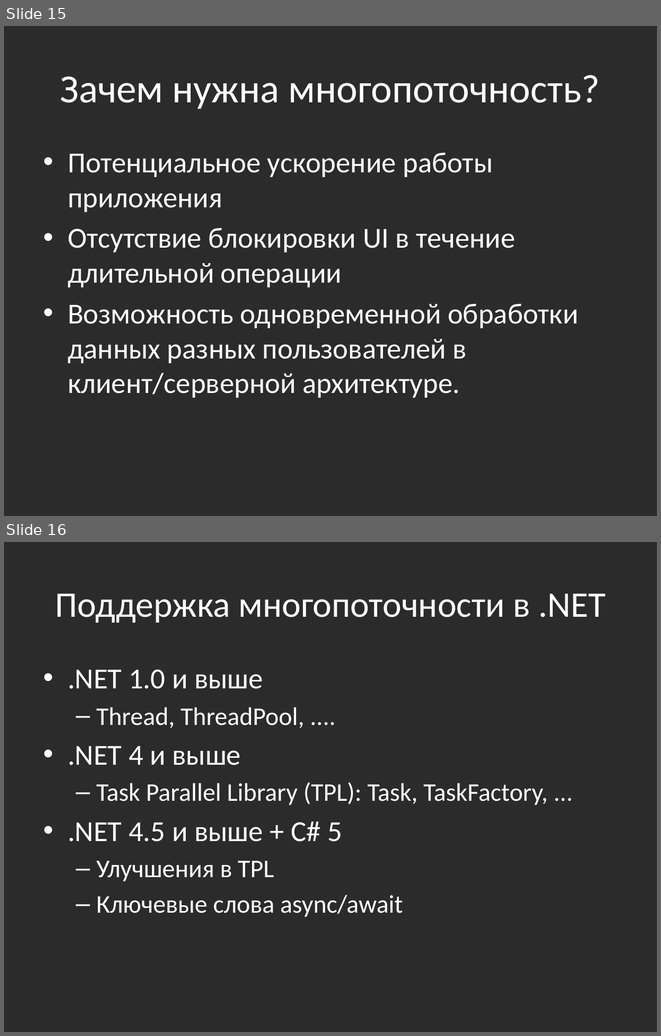
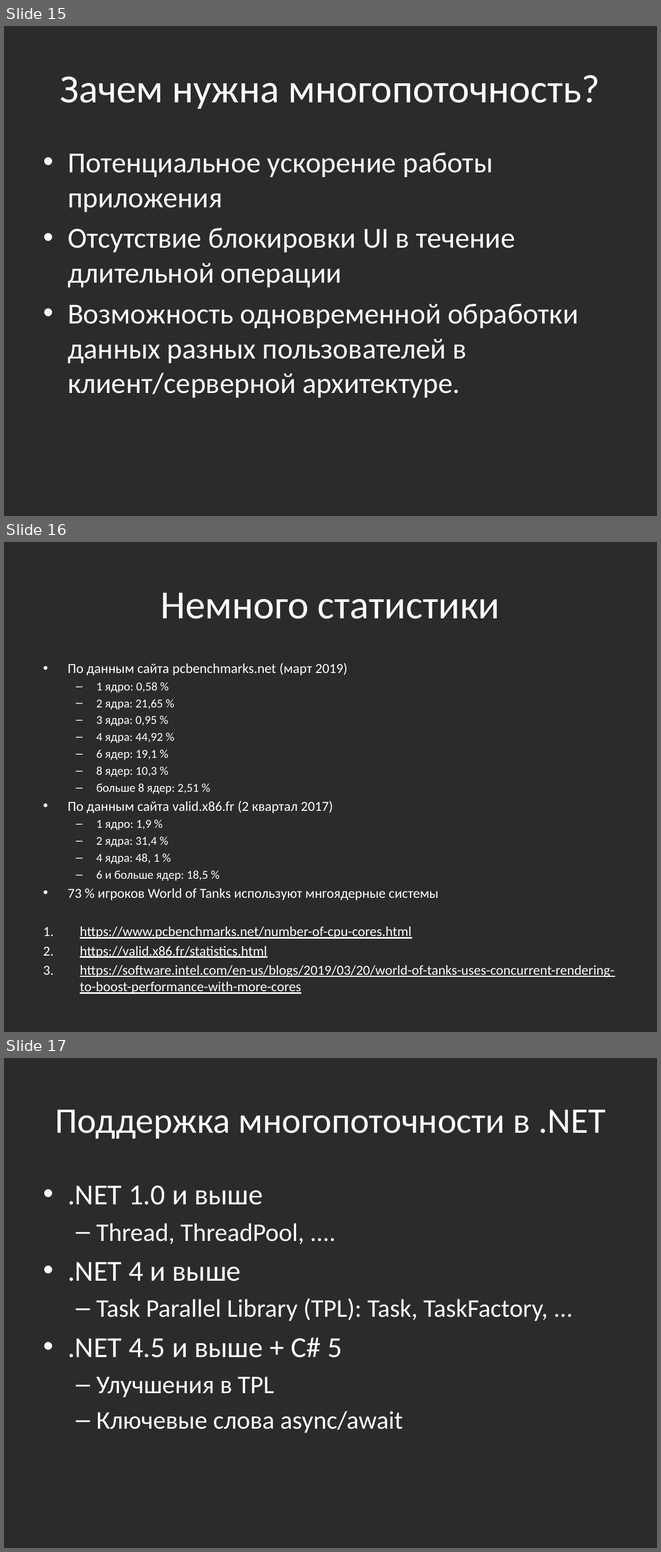
Before and after one commit to bazile/Training, a slide deck: Presentation/lesson-08-multithreading.pptx. Shown one above the other, each under a label of ours: slides 15 and 16 before the commit, slides 15, 16 and 17 after it. The pictures are 661x1036 and 661x1552 pixels, drawn with LibreOffice and Linux fonts; fonts in the diff are those of the drawing; background and template pictures are left out; a plain dark background stands for a picture behind light text. Boxes give left, top, right and bottom in pixels: in the first picture for what was removed or moved away, otherwise in the second. Text is boxed around its words. In the diff, an @@ line names an element or a change of style, - is before the commit and + after.

```diff
--- a/Presentation/lesson-08-multithreading.pptx
+++ b/Presentation/lesson-08-multithreading.pptx
@@ slide 16 added at box(4, 542, 657, 1032), background picture (left out) @@
@@ title added at box(160, 592, 500, 619), 44 pt, text #FFFFFF @@
+Немного статистики
@@ text added at box(68, 663, 614, 994), 15.2 pt, text #FFFFFF @@
+• По данным сайта pcbenchmarks.net (март 2019)
+  – 1 ядро: 0,58 %
+  – 2 ядра: 21,65 %
+  – 3 ядра: 0,95 %
+  – 4 ядра: 44,92 %
+  – 6 ядер: 19,1 %
+  – 8 ядер: 10,3 %
+  – больше 8 ядер: 2,51 %
+• По данным сайта valid.x86.fr (2 квартал 2017)
+  – 1 ядро: 1,9 %
+  – 2 ядра: 31,4 %
+  – 4 ядра: 48, 1 %
+  – 6 и больше ядер: 18,5 %
+• 73 % игроков World of Tanks используют мнгоядерные системы
+1. https://www.pcbenchmarks.net/number-of-cpu-cores.html
+2. https://valid.x86.fr/statistics.html
+3. https://software.intel.com/en-us/blogs/2019/03/20/world-of-tanks-uses-concurrent-rendering-to-boost-performance-with-more-cores
@@ what was slide 16 is now slide 17 @@
```
Also in this commit, not shown: 1 other slide added, 12 other files.
